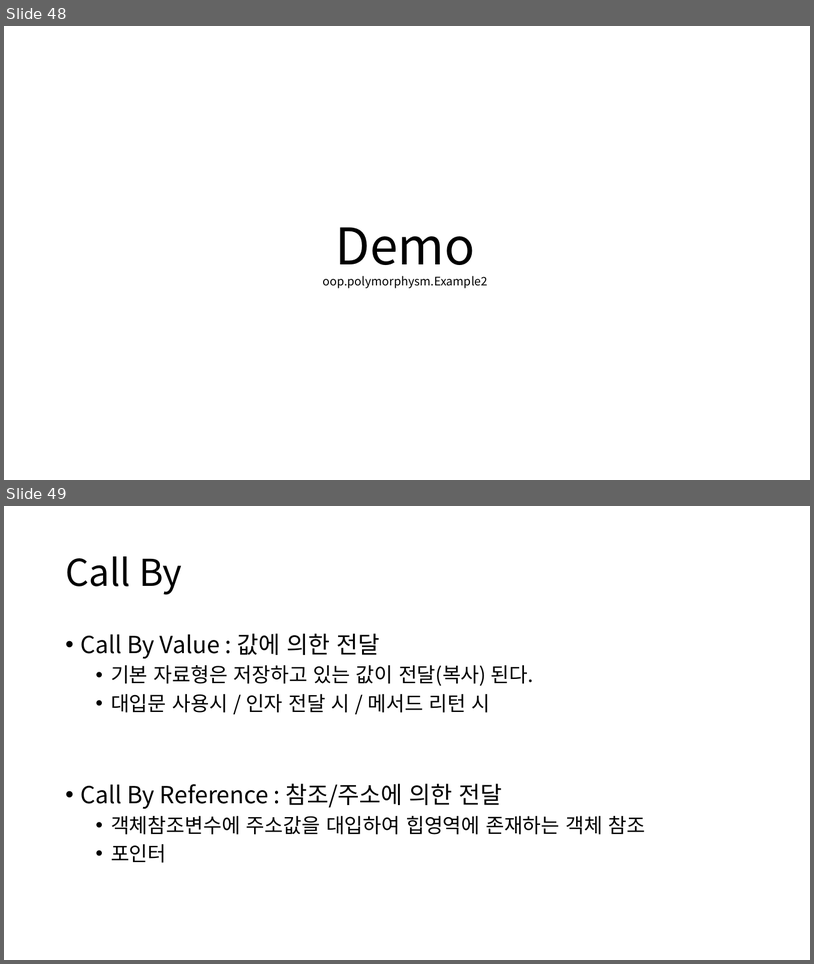
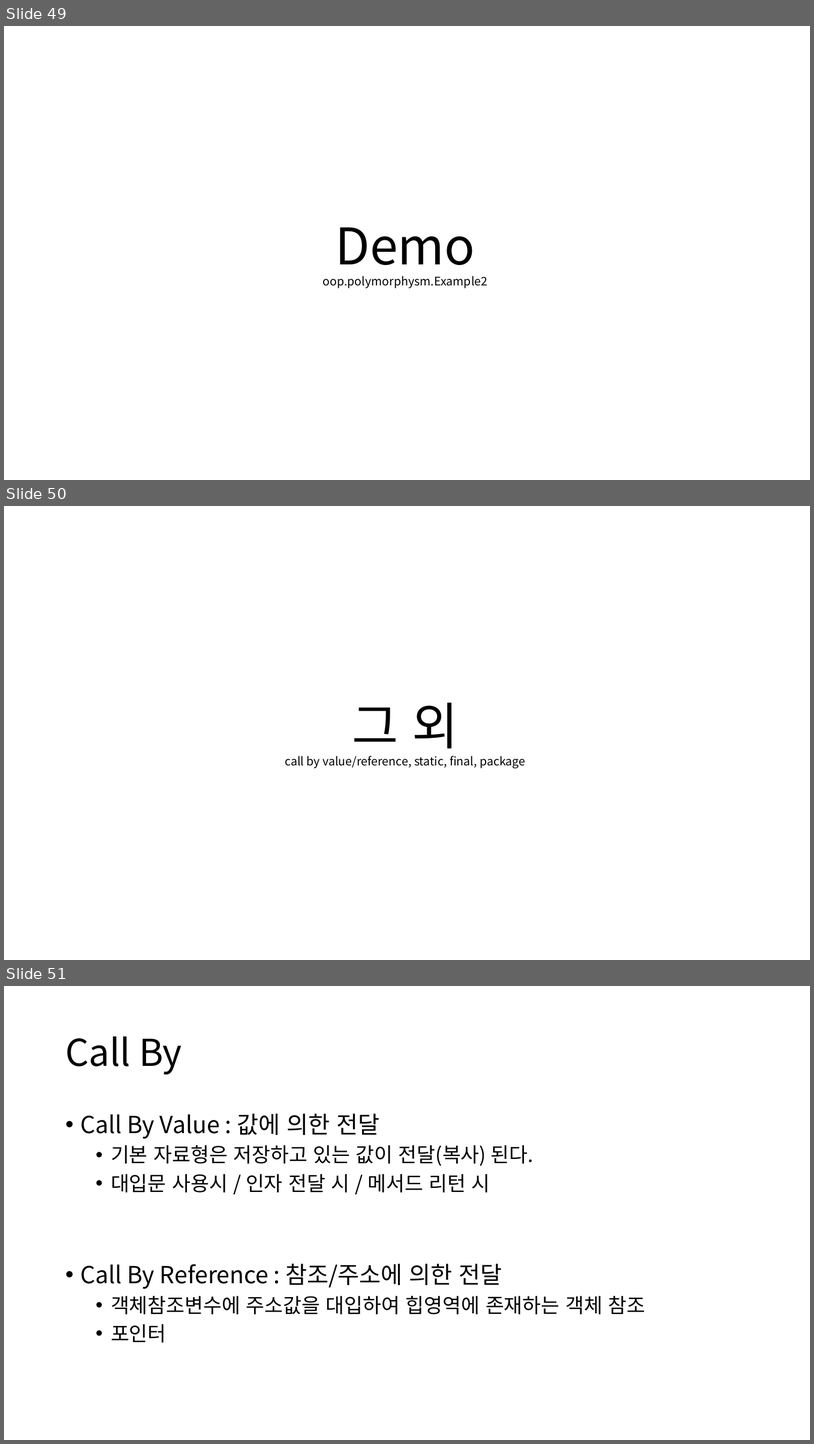
Before and after one commit to YonghoChoi/develop-note, a slide deck: ppt/객체지향 기본.pptx. Shown one above the other, each under a label of ours: slides 48 and 49 before the commit, slides 49, 50 and 51 after it. The pictures are 814x964 and 814x1444 pixels, drawn with LibreOffice and Linux fonts; fonts in the diff are those of the drawing. Boxes give left, top, right and bottom in pixels: in the first picture for what was removed or moved away, otherwise in the second. Text is boxed around its words. In the diff, an @@ line names an element or a change of style, - is before the commit and + after.

```diff
--- a/ppt/객체지향 기본.pptx
+++ b/ppt/객체지향 기본.pptx
@@ slide 50 added at (4, 506, 810, 960), background #FFFFFF @@
@@ title added at (285, 702, 525, 768), 14 pt, text #000000 @@
+그 외
+call by value/reference, static, final, package
@@ what was slide 48 is now slide 49 @@
@@ what was slide 49 is now slide 51 @@
```
Also in this commit, not shown: 1 slide changed, 5 other slides added, 4 slides removed.
